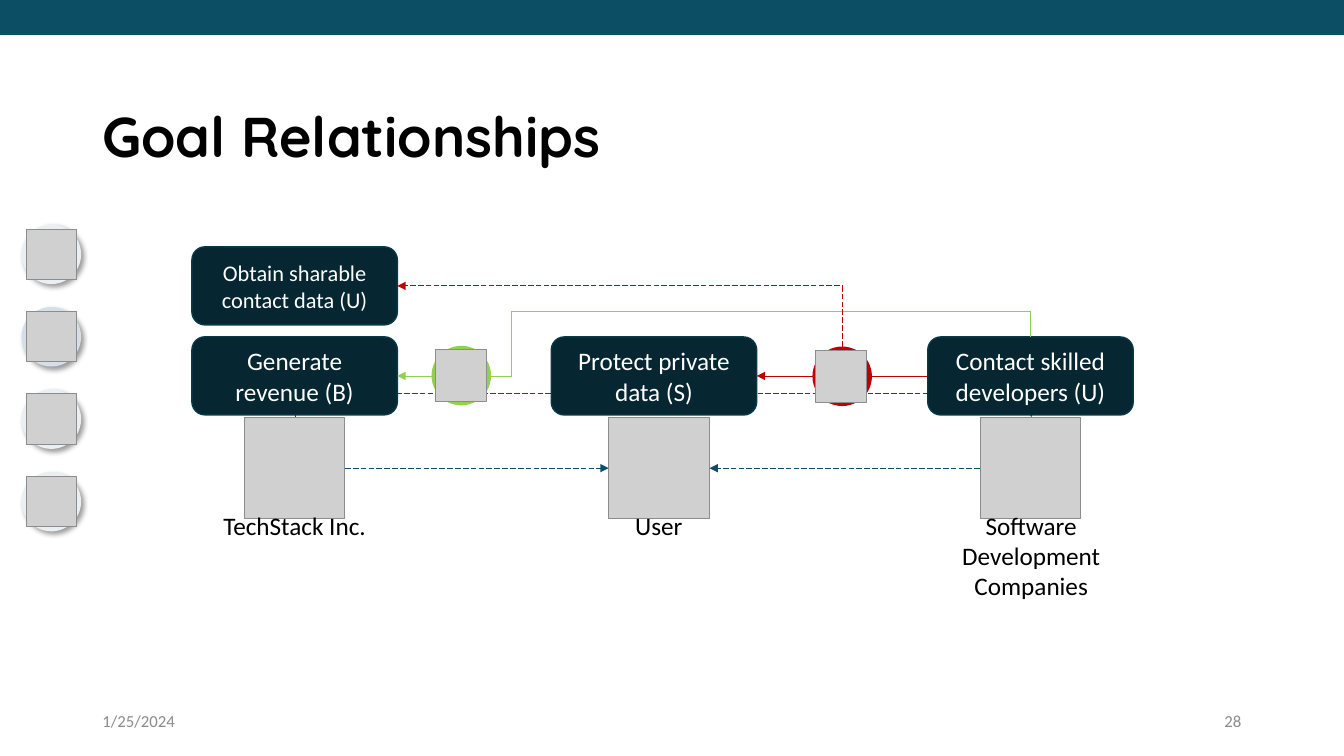
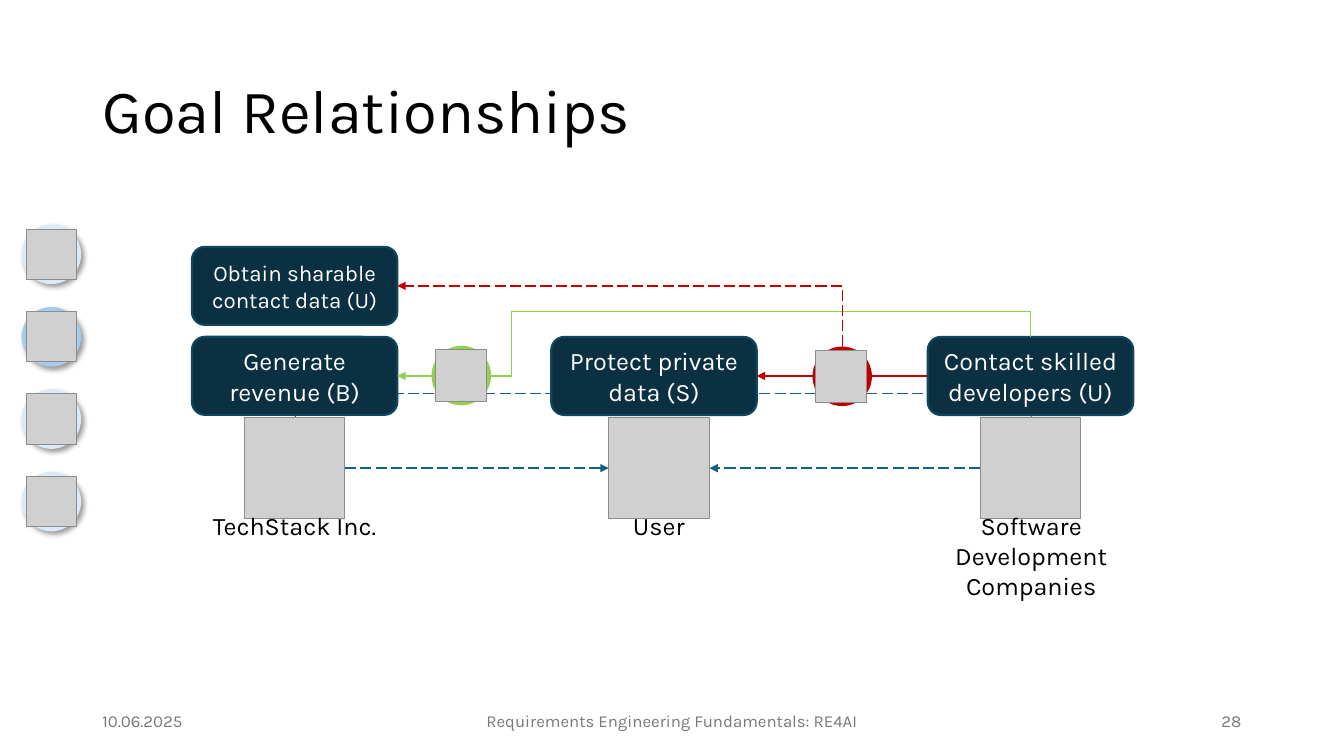
Before and after one commit to JulianFrattini/seminar-refun, a slide deck: slide 28 of slides/base/seminar-refun-base.pptx. Drawn at 1344x756 pixels with LibreOffice and Linux fonts; fonts in the diff are those of the drawing; grey boxes stand for pictures; background and template pictures are left out. Boxes give left, top, right and bottom in pixels: in the first picture for what was removed or moved away, otherwise in the second. Text is boxed around its words. In the diff, an @@ line names an element or a change of style, - is before the commit and + after.

```diff
--- a/slides/base/seminar-refun-base.pptx
+++ b/slides/base/seminar-refun-base.pptx
@@ rectangle removed at (x1=0, y1=0, x2=1344, y2=35) @@
@@ title "Goal Relationships" moved from (x1=102, y1=115, x2=600, y2=168) to (x1=102, y1=90, x2=630, y2=148) @@
@@ title "Goal Relationships" at (x1=102, y1=90, x2=630, y2=148): size 40 to 44 pt, font Quicksand to Karla, bold off; vertical alignment top to middle @@
@@ font Calibri to Karla; fill #062732 to #0B3041; outline #093A4A 1 pt to #104760 1.5 pt in 4 elements at (x1=192, y1=337, x2=397, y2=414), (x1=552, y1=337, x2=757, y2=414), (x1=928, y1=337, x2=1133, y2=414), (x1=192, y1=247, x2=397, y2=325) @@
@@ elbow arrow (843, 347) - (397, 286): stroke #C00000 0.5 pt dashed to #C00000 1 pt dashed @@
@@ ellipse at (x1=21, y1=308, x2=81, y2=367): fill #D4DFE9 to #A6CAEC @@
@@ elbow arrow (1030, 337) - (397, 376): stroke #92D050 0.5 pt to #92D050 1 pt @@
@@ arrow (928, 376) - (757, 376): stroke #C00000 0.5 pt to #C00000 1 pt @@
@@ elbow arrow (295, 418) - (1031, 417): stroke #0C4E64 0.5 pt dashed to #156082 1 pt dashed @@
@@ arrow (345, 468) - (609, 468): stroke #0C4E64 0.5 pt dashed to #156082 1 pt dashed @@
@@ arrow (980, 468) - (710, 468): stroke #0C4E64 0.5 pt dashed to #156082 1 pt dashed @@
@@ font Calibri to Karla in 3 elements at (x1=213, y1=512, x2=376, y2=536), (x1=633, y1=513, x2=685, y2=536), (x1=955, y1=512, x2=1107, y2=601) @@
@@ text at (x1=102, y1=716, x2=182, y2=727): text changed; font Calibri to Karla; text colour #8C8C8C to #797979 @@
-1/25/2024
+10.06.2025
@@ text added at (x1=486, y1=715, x2=857, y2=731), 12 pt, text #797979 @@
+Requirements Engineering Fundamentals: RE4AI
@@ page number at (x1=1221, y1=716, x2=1241, y2=727): font Calibri to Karla, text colour #8C8C8C to #797979 @@
```
Also in this commit, not shown: 38 other slides changed, 4 slides added, 5 slides removed, 1 other file.
